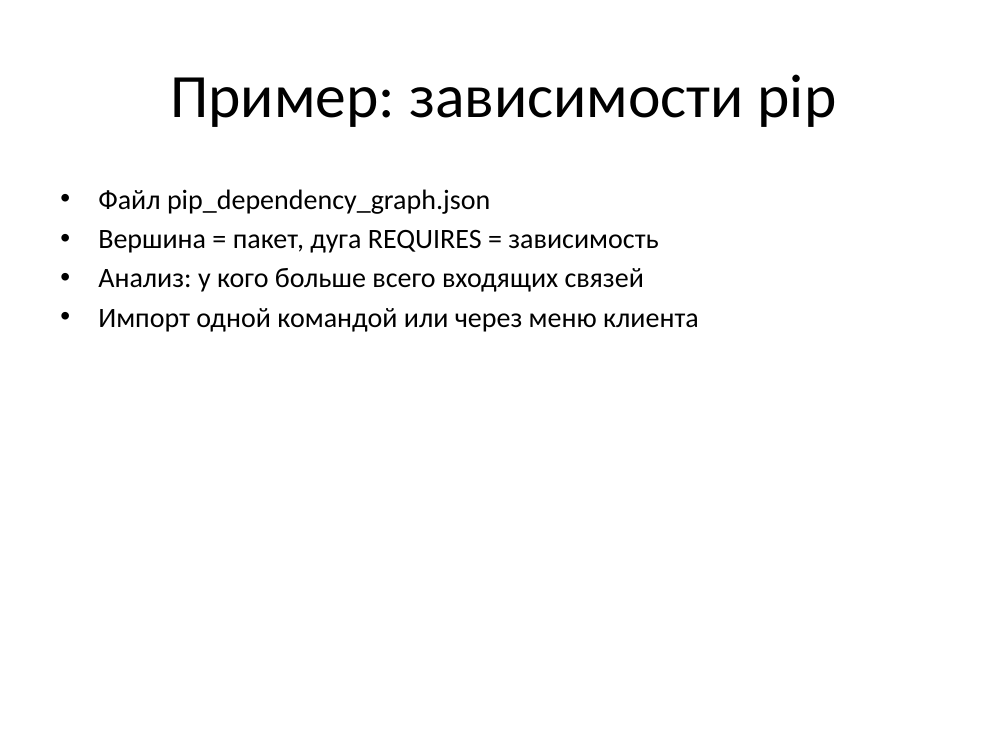
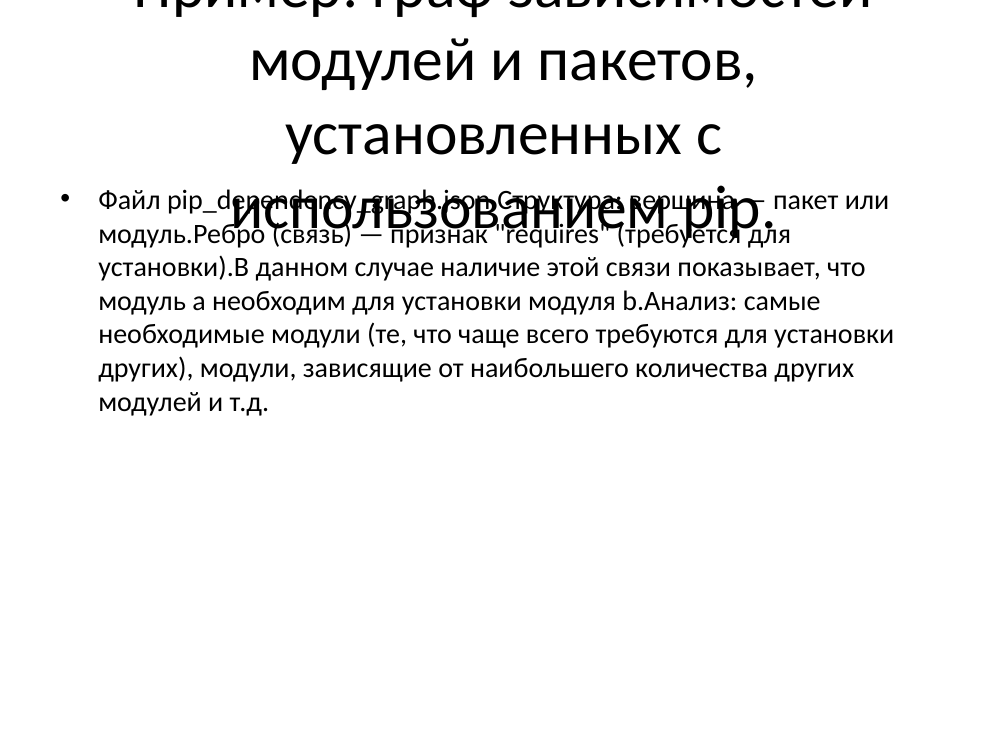
Before and after one commit to SasnikOmega/graph-search-engine, a slide deck: slide 8 of docs/презентация.pptx (slide 7 before the commit). Drawn at 1008x756 pixels with LibreOffice and Linux fonts; fonts in the diff are those of the drawing. Boxes give left, top, right and bottom in pixels: in the first picture for what was removed or moved away, otherwise in the second. Text is boxed around its words. In the diff, an @@ line names an element or a change of style, - is before the commit and + after.

```diff
--- a/docs/презентация.pptx
+++ b/docs/презентация.pptx
@@ title at bbox=[134, 0, 873, 243]: text changed @@
-Пример: зависимости pip
+Пример: граф зависимостей модулей и пакетов, установленных с использованием pip.
@@ text at bbox=[98, 186, 894, 416]: text changed @@
-• Файл pip_dependency_graph.json
-• Вершина = пакет, дуга REQUIRES = зависимость
-• Анализ: у кого больше всего входящих связей
-• Импорт одной командой или через меню клиента
+• Файл pip_dependency_graph.json.Структура: вершина — пакет или модуль.Ребро (связь) — признак "requires" (требуется для установки).В данном случае наличие этой связи показывает, что модуль a необходим для установки модуля b.Анализ: самые необходимые модули (те, что чаще всего требуются для установки других), модули, зависящие от наибольшего количества других модулей и т.д.
```
Also in this commit, not shown: 6 other slides changed, 4 slides added, 3 slides removed.
